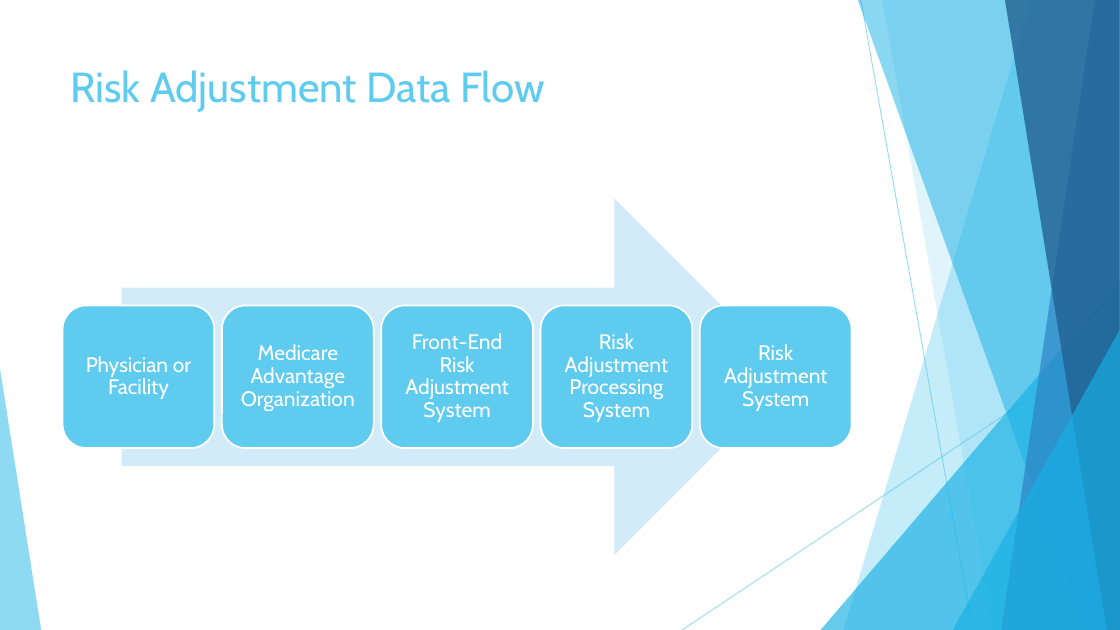
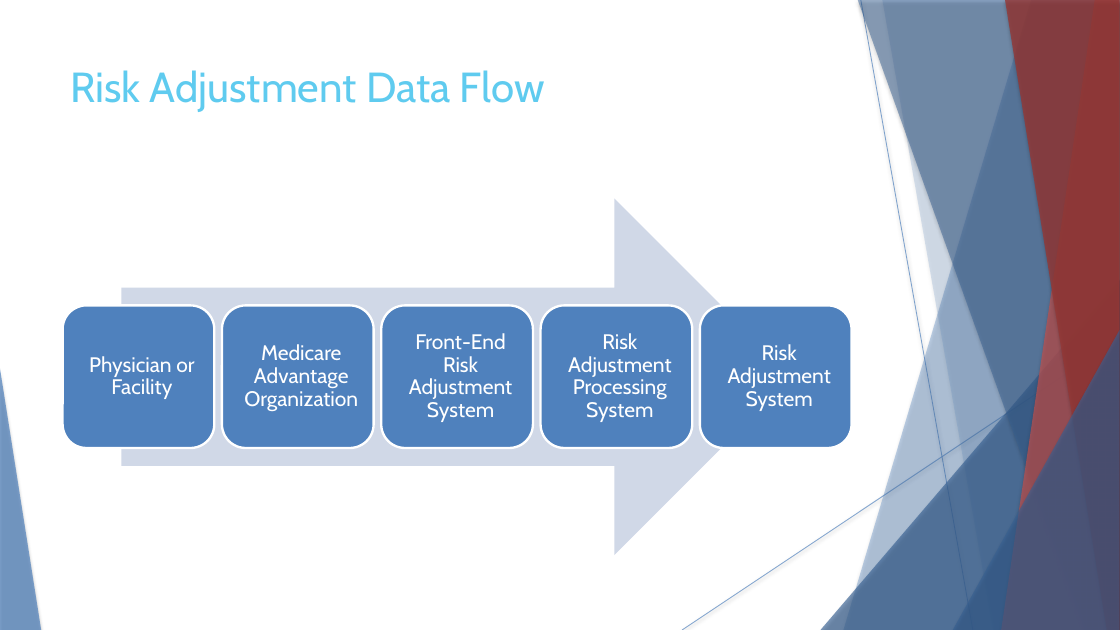
Before and after one commit to tipegoyal/git-ssh, a slide deck: slide 7 of Medicare_RAF_Calculation.pptx. Drawn at 1120x630 pixels with LibreOffice and Linux fonts; fonts in the diff are those of the drawing. Boxes give left, top, right and bottom in pixels: in the first picture for what was removed or moved away, otherwise in the second. Text is boxed around its words. In the diff, an @@ line names an element or a change of style, - is before the commit and + after.

```diff
--- a/Medicare_RAF_Calculation.pptx
+++ b/Medicare_RAF_Calculation.pptx
@@ freeform shape at (844, 0, 1120, 630): fill #5FCBEF at 36% opacity to #4F81BD at 36% opacity; shadow on @@
@@ freeform shape at (858, 0, 1120, 630): fill #17B0E4 at 50% opacity to #376092 at 50% opacity; shadow on @@
@@ line (861, 0) - (973, 630): stroke #5FCBEF 0.75 pt to #4F81BD 0.74 pt @@
@@ freeform shape at (882, 0, 1120, 630): fill #5FCBEF at 20% opacity to #4F81BD at 20% opacity; shadow on; outline redrawn @@
@@ freeform shape at (1002, 0, 1120, 630): fill #2E83C3 at 70% opacity to #C0504D at 70% opacity; shadow on @@
@@ freeform shape at (1005, 0, 1120, 630): fill #226292 at 80% opacity to #953735 at 80% opacity; shadow on @@
@@ right arrow at (122, 198, 793, 555): fill #D2ECF9 to #D0D8E8; proportions changed @@
@@ triangle at (821, 280, 1120, 630): fill #17B0E4 at 66% opacity to #376092 at 66% opacity; shadow on @@
@@ rounded rectangle "Physician or Facility": place and size @@
-rounded rectangle "Physician or Facility" at (86, 356, 191, 399)
+rounded rectangle "Physician or Facility" at (63, 306, 215, 449)
@@ rounded rectangle "Medicare Advantage Organization": place and size @@
-rounded rectangle "Medicare Advantage Organization" at (241, 344, 355, 411)
+rounded rectangle "Medicare Advantage Organization" at (222, 306, 374, 449)
@@ rounded rectangle "Front-End Risk Adjustment System": place and size @@
-rounded rectangle "Front-End Risk Adjustment System" at (405, 333, 508, 422)
+rounded rectangle "Front-End Risk Adjustment System" at (381, 306, 534, 449)
@@ rounded rectangle "Risk Adjustment Processing System": place and size @@
-rounded rectangle "Risk Adjustment Processing System" at (565, 333, 668, 422)
+rounded rectangle "Risk Adjustment Processing System" at (541, 306, 693, 449)
@@ less space between paragraphs; fill none to #4F81BD; outline none to #FFFFFF 2 pt in 5 elements at (541, 306, 693, 449), (63, 306, 215, 449), (222, 306, 374, 449), (381, 306, 534, 449), (700, 306, 852, 449) @@
@@ rounded rectangle "Risk Adjustment System": place and size @@
-rounded rectangle "Risk Adjustment System" at (724, 344, 827, 411)
+rounded rectangle "Risk Adjustment System" at (700, 306, 852, 449)
@@ group removed at (63, 306, 852, 449): 5 rounded rectangles @@
@@ line (1120, 339) - (682, 630): stroke #5FCBEF 0.75 pt to #4F81BD 0.74 pt @@
@@ triangle at (953, 330, 1120, 630): fill #17B0E4 at 66% opacity to #376092 at 66% opacity; shadow on @@
@@ triangle at (0, 369, 41, 630): fill #5FCBEF at 70% opacity to #4F81BD at 70% opacity; shadow on @@
```
Also in this commit, not shown: 27 other slides changed.
